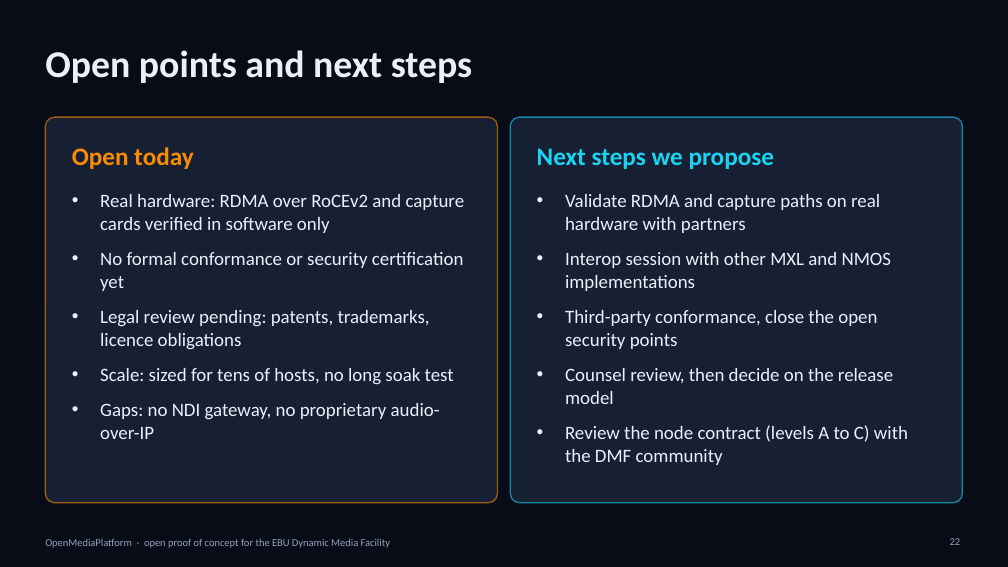
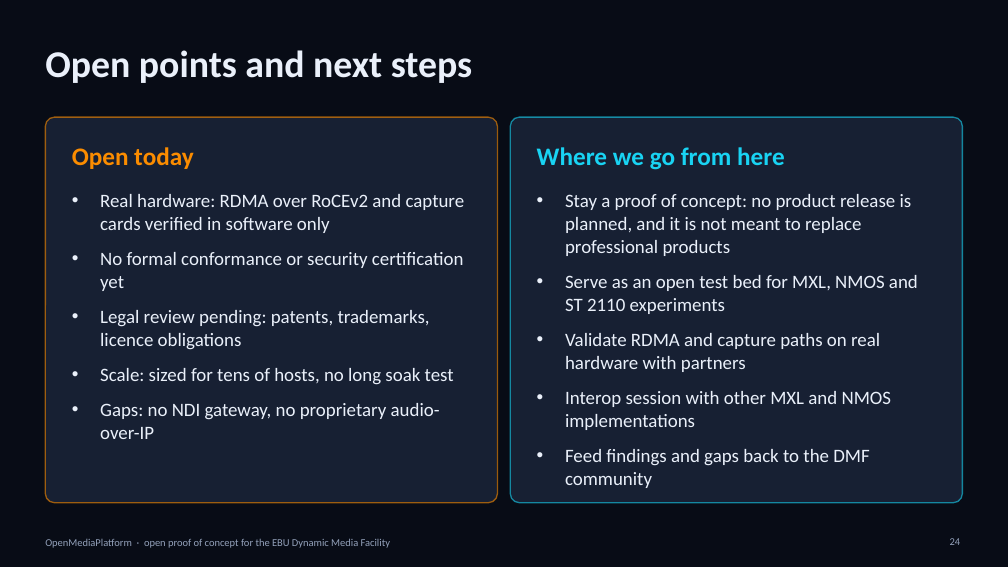
Before and after one commit to infantilo/open-media-platform, a slide deck: slide 24 of docs/ebu-diagrams/OMP-EBU-Presentation.pptx (slide 22 before the commit). Drawn at 1008x567 pixels with LibreOffice and Linux fonts; fonts in the diff are those of the drawing. Boxes give left, top, right and bottom in pixels: in the first picture for what was removed or moved away, otherwise in the second. Text is boxed around its words. In the diff, an @@ line names an element or a change of style, - is before the commit and + after.

```diff
--- a/docs/ebu-diagrams/OMP-EBU-Presentation.pptx
+++ b/docs/ebu-diagrams/OMP-EBU-Presentation.pptx
@@ text at (537,147,785,170): text changed @@
-Next steps we propose
+Where we go from here
@@ text at (565,194,918,314): paragraphs added @@
+• Stay a proof of concept: no product release is planned, and it is not meant to replace professional products
+• Serve as an open test bed for MXL, NMOS and ST 2110 experiments
@@ text at (565,449,869,488): text changed @@
-• Third-party conformance, close the open security points
-• Counsel review, then decide on the release model
-• Review the node contract (levels A to C) with the DMF community
+• Feed findings and gaps back to the DMF community
@@ page number at (950,538,961,545): text changed @@
-22
+24
```
Also in this commit, not shown: 2 other slides changed, 2 slides added, 1 other file.
